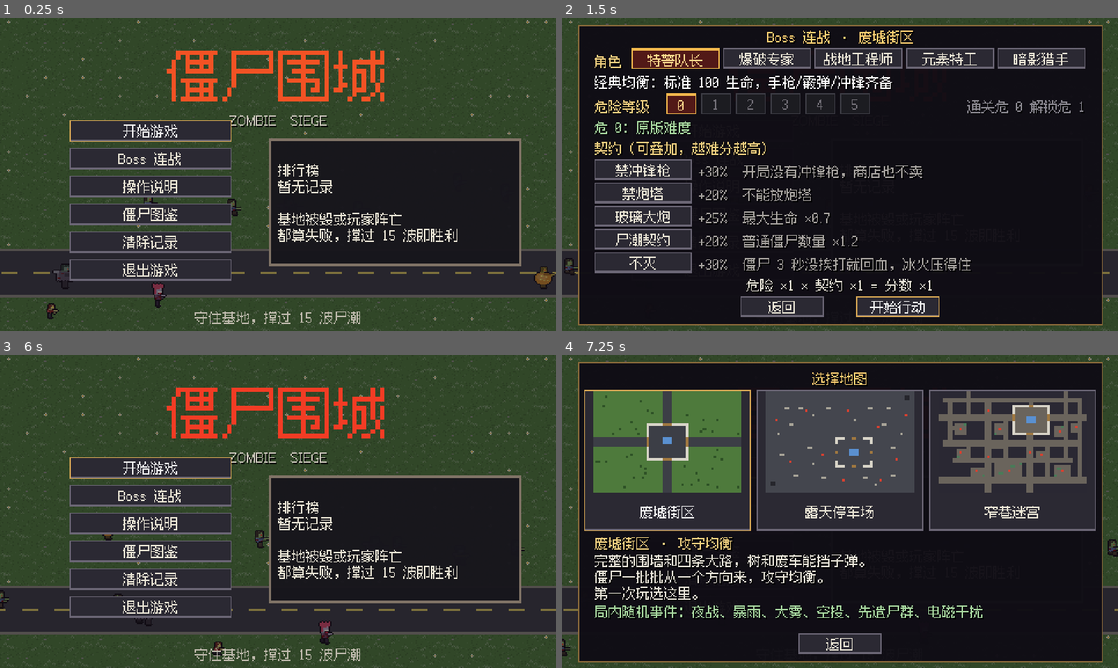
Above: before the commit, frames 1-4 (two rows, left to right).
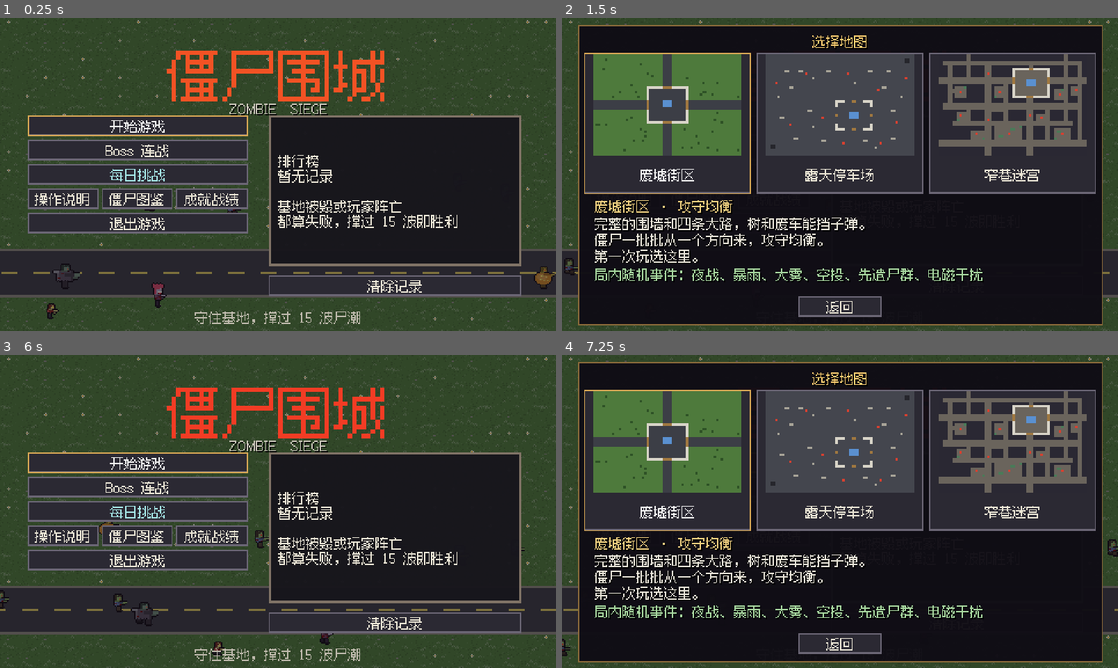
Above: after the commit, the same moments.

Repository: Dora321/zombie-siege
Game: Godot game, scene res://scenes/ui/title.tscn
Two runs of this game, one before a commit and one after it. Both use one fixed random seed, a clock stepped at 60 frames per second and the inputs below.
Inputs (mouse positions are in pixels of both pictures, inside the frame that each line leads up to):
- Up to frame 1 (0.25 s): no input
- Up to frame 2 (1.5 s): click "Boss 连战" at 0.5 s; click "操作说明" at 1.25 s
- Up to frame 3 (6 s): click (139, 511) at 2 s, where only the run after the commit has a clickable "每日挑战"; click "僵尸图鉴" at 2.75 s; click "清除记录" at 3.5 s; click (211, 536) at 4.25 s, where only the run after the commit has a clickable "成就战绩"; click "返回" at 5 s; click "返回" at 5.75 s
- Up to frame 4 (7.25 s): click "开始游戏" at 6.5 s

The runs differ from the first frame. In frame 1, 19% of the frame differs, in the area x 5-94%, y 27-89%; in frame 2, 49%, in the area x 4-96%, y 4-96%; in frame 3, 19%; in frame 4, less than 0.1%.

Commit message:
feat(gameplay): add Achievements & Career panel, Daily Challenge entry, and Overdrive/Achievement SFX

Diff:
--- /dev/null
+++ b/scenes/ui/achievements_panel.tscn
@@ -0,0 +1,93 @@
+[gd_scene load_steps=4 format=3]
+
+[ext_resource type="Script" path="res://scripts/ui/achievements_panel.gd" id="1"]
+
+[sub_resource type="StyleBoxFlat" id="ModalFrame"]
+content_margin_left = 12.0
+content_margin_top = 8.0
+content_margin_right = 12.0
+content_margin_bottom = 8.0
+bg_color = Color(0.063, 0.059, 0.086, 1)
+border_width_left = 2
+border_width_top = 2
+border_width_right = 2
+border_width_bottom = 2
+border_color = Color(0.42, 0.34, 0.25, 1)
+anti_aliasing = false
+
+[sub_resource type="StyleBoxFlat" id="CareerStrip"]
+content_margin_left = 8.0
+content_margin_top = 4.0
+content_margin_right = 8.0
+content_margin_bottom = 4.0
+bg_color = Color(0.12, 0.113, 0.146, 1)
+border_width_bottom = 1
+border_color = Color(0.28, 0.24, 0.29, 1)
+anti_aliasing = false
+
+[node name="AchievementsPanel" type="PanelContainer"]
+offset_right = 452.0
+offset_bottom = 258.0
+mouse_filter = 0
+theme_override_styles/panel = SubResource("ModalFrame")
+script = ExtResource("1")
+
+[node name="Layout" type="VBoxContainer" parent="."]
+layout_mode = 2
+mouse_filter = 2
+theme_override_constants/separation = 5
+
+[node name="Heading" type="Label" parent="Layout"]
+unique_name_in_owner = true
+layout_mode = 2
+theme_override_colors/font_color = Color(1, 0.82, 0.45, 1)
+horizontal_alignment = 1
+
+[node name="CareerStrip" type="PanelContainer" parent="Layout"]
+layout_mode = 2
+mouse_filter = 2
+theme_override_styles/panel = SubResource("CareerStrip")
+
+[node name="CareerStats" type="Label" parent="Layout/CareerStrip"]
+unique_name_in_owner = true
+layout_mode = 2
+theme_override_colors/font_color = Color(0.83, 0.81, 0.76, 1)
+theme_override_constants/line_spacing = 2
+autowrap_mode = 3
+
+[node name="Scroll" type="ScrollContainer" parent="Layout"]
+unique_name_in_owner = true
+layout_mode = 2
+size_flags_vertical = 3
+focus_mode = 2
+focus_neighbor_left = NodePath(".")
+focus_neighbor_top = NodePath(".")
+focus_neighbor_right = NodePath(".")
+focus_neighbor_bottom = NodePath(".")
+focus_next = NodePath("../Close")
+focus_previous = NodePath("../Close")
+draw_focus_border = true
+horizontal_scroll_mode = 0
+
+[node name="Badges" type="GridContainer" parent="Layout/Scroll"]
+unique_name_in_owner = true
+layout_mode = 2
+size_flags_horizontal = 3
+mouse_filter = 2
+theme_override_constants/h_separation = 5
+theme_override_constants/v_separation = 5
+columns = 2
+
+[node name="Close" type="Button" parent="Layout"]
+unique_name_in_owner = true
+custom_minimum_size = Vector2(92, 24)
+layout_mode = 2
+size_flags_horizontal = 4
+focus_neighbor_left = NodePath(".")
+focus_neighbor_top = NodePath(".")
+focus_neighbor_right = NodePath(".")
+focus_neighbor_bottom = NodePath(".")
+focus_next = NodePath("../Scroll")
+focus_previous = NodePath("../Scroll")
+mouse_default_cursor_shape = 2
+text = "关闭"
--- a/scenes/ui/title.tscn
+++ b/scenes/ui/title.tscn
@@ -1,9 +1,10 @@
-[gd_scene load_steps=5 format=3]
+[gd_scene load_steps=6 format=3]
 
 [ext_resource type="Script" path="res://scripts/ui/title_menu.gd" id="1"]
 [ext_resource type="Script" path="res://scripts/ui/bestiary.gd" id="2"]
 [ext_resource type="Script" path="res://scripts/ui/map_select.gd" id="3"]
 [ext_resource type="Script" path="res://scripts/ui/prep_panel.gd" id="4"]
+[ext_resource type="PackedScene" path="res://scenes/ui/achievements_panel.tscn" id="5"]
 
 [node name="Title" type="Control"]
 layout_mode = 3
@@ -32,16 +33,16 @@
 
 [node name="Menu" type="VBoxContainer" parent="Content"]
 layout_mode = 0
-offset_left = 60.0
-offset_top = 88.0
-offset_right = 200.0
-offset_bottom = 244.0
-theme_override_constants/separation = 5
+offset_left = 24.0
+offset_top = 84.0
+offset_right = 214.0
+offset_bottom = 84.0
+theme_override_constants/separation = 3
 
 [node name="ResumeButton" type="Button" parent="Content/Menu"]
 unique_name_in_owner = true
 visible = false
-custom_minimum_size = Vector2(120, 19)
+custom_minimum_size = Vector2(120, 18)
 layout_mode = 2
 theme_override_colors/font_color = Color(1, 0.88, 0.38, 1)
 theme_override_colors/font_focus_color = Color(1, 0.88, 0.38, 1)
@@ -50,51 +51,78 @@
 
 [node name="StartButton" type="Button" parent="Content/Menu"]
 unique_name_in_owner = true
-custom_minimum_size = Vector2(120, 19)
+custom_minimum_size = Vector2(120, 18)
 layout_mode = 2
 text = "开始游戏"
 
 [node name="BossRushButton" type="Button" parent="Content/Menu"]
 unique_name_in_owner = true
-custom_minimum_size = Vector2(120, 19)
+custom_minimum_size = Vector2(120, 18)
 layout_mode = 2
 text = "Boss 连战"
 
-[node name="HelpButton" type="Button" parent="Content/Menu"]
-unique_name_in_owner = true
-custom_minimum_size = Vector2(120, 19)
-layout_mode = 2
+[node name="DailyButton" type="Button" parent="Content/Menu"]
+unique_name_in_owner = true
+custom_minimum_size = Vector2(120, 18)
+layout_mode = 2
+theme_override_colors/font_color = Color(0.65, 0.91, 0.91, 1)
+theme_override_colors/font_focus_color = Color(0.65, 0.91, 0.91, 1)
+theme_override_colors/font_hover_color = Color(1, 0.9, 0.56, 1)
+text = "每日挑战"
+
+[node name="ReferenceButtons" type="HBoxContainer" parent="Content/Menu"]
+layout_mode = 2
+theme_override_constants/separation = 3
+
+[node name="HelpButton" type="Button" parent="Content/Menu/ReferenceButtons"]
+unique_name_in_owner = true
+custom_minimum_size = Vector2(0, 18)
+layout_mode = 2
+size_flags_horizontal = 3
 text = "操作说明"
 
-[node name="BestiaryButton" type="Button" parent="Content/Menu"]
-unique_name_in_owner = true
-custom_minimum_size = Vector2(120, 19)
-layout_mode = 2
+[node name="BestiaryButton" type="Button" parent="Content/Menu/ReferenceButtons"]
+unique_name_in_owner = true
+custom_minimum_size = Vector2(0, 18)
+layout_mode = 2
+size_flags_horizontal = 3
 text = "僵尸图鉴"
 
-[node name="ClearButton" type="Button" parent="Content/Menu"]
-unique_name_in_owner = true
-custom_minimum_size = Vector2(120, 19)
-layout_mode = 2
-text = "清除记录"
+[node name="AchievementsButton" type="Button" parent="Content/Menu/ReferenceButtons"]
+unique_name_in_owner = true
+custom_minimum_size = Vector2(0, 18)
+layout_mode = 2
+size_flags_horizontal = 3
+text = "成就战绩"
 
 [node name="QuitButton" type="Button" parent="Content/Menu"]
 unique_name_in_owner = true
-custom_minimum_size = Vector2(120, 19)
+custom_minimum_size = Vector2(120, 18)
 layout_mode = 2
 text = "退出游戏"
 
 [node name="ScoresPanel" type="PanelContainer" parent="Content"]
 layout_mode = 0
 offset_left = 232.0
-offset_top = 104.0
+offset_top = 84.0
 offset_right = 450.0
 offset_bottom = 214.0
 
 [node name="ScoresLabel" type="Label" parent="Content/ScoresPanel"]
 unique_name_in_owner = true
 layout_mode = 2
+theme_override_constants/line_spacing = -3
 theme_override_font_sizes/font_size = 12
+
+[node name="ClearButton" type="Button" parent="Content"]
+unique_name_in_owner = true
+custom_minimum_size = Vector2(120, 18)
+layout_mode = 0
+offset_left = 232.0
+offset_top = 222.0
+offset_right = 450.0
+offset_bottom = 240.0
+text = "清除记录"
 
 [node name="Hint" type="Label" parent="Content"]
 unique_name_in_owner = true
@@ -238,6 +266,15 @@
 offset_bottom = 252.0
 text = "开始行动"
 
+[node name="AchievementsPanel" parent="Content" instance=ExtResource("5")]
+unique_name_in_owner = true
+visible = false
+layout_mode = 0
+offset_left = 14.0
+offset_top = 6.0
+offset_right = 466.0
+offset_bottom = 264.0
+
 [node name="ClickGate" type="ColorRect" parent="."]
 unique_name_in_owner = true
 visible = false
--- a/scripts/autoload/sfx.gd
+++ b/scripts/autoload/sfx.gd
@@ -519,6 +519,22 @@
 	for i in up.size():
 		b = _voice(b, i * 0.15, 0.32 if i < 5 else 0.6, up[i], up[i], "sq", 0.2, 1.2)
 	_add("victory", b)
+
+	b = _buf(0.65)
+	b = _voice(b, 0, 0.31, 105, 37, "sin", 0.47, 1.8)
+	b = _voice(b, 0.025, 0.62, 165, 660, "saw", 0.22, 0.85)
+	b = _voice(b, 0.025, 0.62, 247, 988, "saw", 0.14, 0.85)
+	b = _voice(b, 0.025, 0.62, 330, 1320, "saw", 0.11, 0.85)
+	b = _voice(b, 0.23, 0.40, 3800, 8100, "noise", 0.16, 1.6)
+	_add("overdrive", b)
+
+	b = _buf(0.55)
+	for i in notes.size():
+		var frequency: float = notes[i]
+		var duration := 0.09 if i < notes.size() - 1 else 0.25
+		b = _voice(b, i * 0.10, duration, frequency, frequency, "sq", 0.13, 1.4)
+		b = _voice(b, i * 0.10, duration, frequency, frequency, "tri", 0.29, 1.2)
+	_add("achievement", b)
 
 
 # ---------------------------------------------------------------------------
--- /dev/null
+++ b/scripts/ui/achievements_panel.gd
@@ -0,0 +1,110 @@
+extends PanelContainer
+
+signal closed
+
+const SCROLL_STEP := 44
+
+@onready var _heading: Label = %Heading
+@onready var _career_stats: Label = %CareerStats
+@onready var _scroll: ScrollContainer = %Scroll
+@onready var _grid: GridContainer = %Badges
+@onready var _close_button: Button = %Close
+
+
+func _ready() -> void:
+	_close_button.pressed.connect(close)
+	if Mobile.is_touch():
+		_scroll.scroll_deadzone = 6
+		_scroll.focus_mode = Control.FOCUS_NONE
+		_close_button.focus_mode = Control.FOCUS_NONE
+	else:
+		_close_button.mouse_entered.connect(func(): Sfx.play("ui_hover"))
+
+
+func open() -> void:
+	_heading.text = "成就与战绩  (%d / %d)" % [Save.unlocked_achievement_count(), GameData.ACHIEVEMENT_ORDER.size()]
+	var totals := "总击杀 %d   总场次 %d   通关 %d   击杀Boss %d" % [
+		int(Save.career.get("kills", 0)), int(Save.career.get("runs", 0)),
+		int(Save.career.get("victories", 0)), int(Save.career.get("bosses", 0)),
+	]
+	var endless := "第%d波" % Save.best_endless_wave if Save.best_endless_wave > 0 else "--"
+	var rush_seconds := int(Save.best_boss_rush_time)
+	var rush := "%d:%02d" % [floori(Save.best_boss_rush_time / 60.0), rush_seconds % 60] if Save.best_boss_rush_time > 0.0 else "--"
+	var best := Save.today_daily_best()
+	var daily := "%d分" % best if best > 0 else "--"
+	_career_stats.text = totals + "\n" + "无尽最高 %s   连战最快 %s   今日挑战 %s" % [endless, rush, daily]
+	for badge: Node in _grid.get_children():
+		_grid.remove_child(badge)
+		badge.queue_free()
+	for id: String in GameData.ACHIEVEMENT_ORDER:
+		_add_badge(GameData.ACHIEVEMENTS[id], Save.has_achievement(id))
+	show()
+	_scroll.scroll_vertical = 0
+	if not Mobile.is_touch():
+		_close_button.grab_focus()
+
+
+func close() -> void:
+	if not visible:
+		return
+	hide()
+	Sfx.play("ui_click")
+	closed.emit()
+
+
+func _input(event: InputEvent) -> void:
+	if not is_visible_in_tree():
+		return
+	if event.is_action_pressed("ui_cancel"):
+		get_viewport().set_input_as_handled()
+		close()
+		return
+	var step := 0
+	if event.is_action_pressed("ui_up", true):
+		step = -SCROLL_STEP
+	elif event.is_action_pressed("ui_down", true):
+		step = SCROLL_STEP
+	elif event.is_action_pressed("ui_page_up", true):
+		step = -int(_scroll.size.y)
+	elif event.is_action_pressed("ui_page_down", true):
+		step = int(_scroll.size.y)
+	if step != 0:
+		_scroll.scroll_vertical += step
+		get_viewport().set_input_as_handled()
+
+
+func _add_badge(spec: Dictionary, unlocked: bool) -> void:
+	var accent := Color(String(spec["color"])) if unlocked else Color("#4b4e5c")
+	var style := StyleBoxFlat.new()
+	style.bg_color = Color("#30271d") if unlocked else Color("#222431")
+	style.border_color = accent
+	style.border_width_left = 3
+	style.content_margin_left = 9.0
+	style.content_margin_right = 6.0
+	style.content_margin_top = 4.0
+	style.content_margin_bottom = 4.0
+	style.anti_aliasing = false
+
+	var card := PanelContainer.new()
+	card.custom_minimum_size.y = 39.0
+	card.size_flags_horizontal = Control.SIZE_EXPAND_FILL
+	card.mouse_filter = Control.MOUSE_FILTER_IGNORE
+	card.add_theme_stylebox_override("panel", style)
+	_grid.add_child(card)
+
+	var copy := VBoxContainer.new()
+	copy.alignment = BoxContainer.ALIGNMENT_CENTER
+	copy.mouse_filter = Control.MOUSE_FILTER_IGNORE
+	copy.add_theme_constant_override("separation", 2)
+	card.add_child(copy)
+
+	var title := Label.new()
+	title.text = ("★ " if unlocked else "☆ ") + String(spec["name"])
+	title.add_theme_color_override("font_color", accent if unlocked else Color("#b5b8c6"))
+	copy.add_child(title)
+
+	var description := Label.new()
+	description.text = String(spec["desc"])
+	description.autowrap_mode = TextServer.AUTOWRAP_WORD_SMART
+	description.add_theme_color_override("font_color", Color("#eee5d3") if unlocked else Color("#979aaa"))
+	copy.add_child(description)
--- a/scripts/ui/gunsmith_panel.gd
+++ b/scripts/ui/gunsmith_panel.gd
@@ -381,6 +381,14 @@
 	else:
 		game.set("coins", _balance() - cost)
 	_finish_transaction()
+	if not Harness.automated():
+		Save.career["mods_bought"] = int(Save.career.get("mods_bought", 0)) + 1
+		var equipped := _read_mods(player, _weapon_id)
+		var all_slots_filled := WeaponMods.SLOT_ORDER.all(func(slot: String) -> bool:
+			return not String(equipped[slot]).is_empty())
+		# 首次解锁时会一并保存这次购买的计数。
+		if not all_slots_filled or not Save.unlock_achievement("gunsmith"):
+			Save.save_all()
 
 
 func _sell() -> void:
--- a/scripts/ui/title_menu.gd
+++ b/scripts/ui/title_menu.gd
@@ -16,9 +16,12 @@
 @onready var resume_button: Button = %ResumeButton
 @onready var start_button: Button = %StartButton
 @onready var boss_rush_button: Button = %BossRushButton
+@onready var daily_button: Button = %DailyButton
 @onready var help_button: Button = %HelpButton
 @onready var bestiary_button: Button = %BestiaryButton
+@onready var achievements_button: Button = %AchievementsButton
 @onready var bestiary_panel: Control = %BestiaryPanel
+@onready var achievements_panel: Control = %AchievementsPanel
 @onready var map_panel: Control = %MapPanel
 @onready var prep_panel: Control = %PrepPanel
 @onready var clear_button: Button = %ClearButton
@@ -52,10 +55,18 @@
 	resume_button.pressed.connect(_on_resume)
 	start_button.pressed.connect(_on_start)
 	boss_rush_button.pressed.connect(_open_map.bind("boss_rush"))
-	boss_rush_button.visible = not Harness.automated()
+	daily_button.pressed.connect(_on_daily)
+	achievements_button.pressed.connect(_on_achievements)
+	var show_extra_entries := not Harness.automated()
+	boss_rush_button.visible = show_extra_entries
+	daily_button.visible = show_extra_entries
+	achievements_button.visible = show_extra_entries
 	help_button.pressed.connect(_on_help)
 	bestiary_button.pressed.connect(_on_bestiary)
 	bestiary_panel.closed.connect(_focus_start)
+	achievements_panel.closed.connect(func():
+		if not Mobile.is_touch():
+			achievements_button.grab_focus())
 	map_panel.closed.connect(_focus_start)
 	map_panel.chosen.connect(_on_map_chosen)
 	prep_panel.closed.connect(func(): map_panel.open())
@@ -67,7 +78,10 @@
 		Sfx.play("ui_click")
 		_focus_start())
 	var touch := Mobile.is_touch()
-	for b: Button in [resume_button, start_button, boss_rush_button, help_button, bestiary_button, clear_button, quit_button, help_close]:
+	for b: Button in [
+		resume_button, start_button, boss_rush_button, daily_button, help_button,
+		bestiary_button, achievements_button, clear_button, quit_button, help_close,
+	]:
 		if touch:
 			b.focus_mode = Control.FOCUS_NONE
 			b.custom_minimum_size.y = 22.0
@@ -83,6 +97,8 @@
 	_fit_content()
 	_refresh_scores()
 	_refresh_resume()
+	if daily_button.visible:
+		_refresh_daily_preview(GameData.daily_config())
 	_focus_start()
 	if Sfx.audio_unlocked:
 		Sfx.play_music("menu")
@@ -156,17 +172,24 @@
 	if Save.best_boss_rush_time > 0.0:
 		var seconds := int(Save.best_boss_rush_time)
 		lines.append("连战最快：%d:%02d" % [floori(Save.best_boss_rush_time / 60.0), seconds % 60])
+	var daily_best := Save.today_daily_best()
+	if daily_best > 0:
+		lines.append("今日挑战：%d 分" % daily_best)
 	scores_label.text = "\n".join(lines)
+
+
+func _refresh_daily_preview(config: Dictionary) -> void:
+	daily_button.text = "每日挑战 ★" if Save.daily_date == String(config["date"]) else "每日挑战"
+	daily_button.tooltip_text = "%s   %s   危%d" % [
+		GameData.MAPS[config["map_id"]]["name"],
+		GameData.HEROES[config["hero_id"]]["name"],
+		int(config["danger"]),
+	]
 
 
 func _refresh_resume() -> void:
 	var summary: Dictionary = {} if Harness.automated() else Save.load_resume_summary()
 	resume_button.visible = not summary.is_empty()
-	var menu: VBoxContainer = resume_button.get_parent()
-	var separation := 2 if resume_button.visible else 5
-	if Mobile.is_touch() and resume_button.visible:
-		separation = 0
-	menu.add_theme_constant_override("separation", separation)
 	if resume_button.visible:
 		var next_wave := int(summary["wave"]) + 1
 		resume_button.text = ("继续无尽第 %d 波" if bool(summary["endless"]) else "继续第 %d 波") % next_wave
@@ -186,6 +209,16 @@
 	_open_map("normal")
 
 
+func _on_daily() -> void:
+	var dc := GameData.daily_config()
+	_refresh_daily_preview(dc)
+	Save.game_mode = "daily"
+	Save.pending_resume = {}
+	Save.clear_resume_run()
+	Sfx.play("ui_click")
+	get_tree().change_scene_to_file("res://scenes/game.tscn")
+
+
 func _open_map(mode: String) -> void:
 	Save.game_mode = mode
 	Sfx.play("ui_click")
@@ -216,6 +249,11 @@
 func _on_bestiary() -> void:
 	Sfx.play("ui_click")
 	bestiary_panel.open()
+
+
+func _on_achievements() -> void:
+	Sfx.play("ui_click")
+	achievements_panel.open()
 
 
 func _on_clear() -> void:
@@ -297,4 +335,4 @@
 	tf.draw_string(ci, at + Vector2(0.25, 0.25), title, HORIZONTAL_ALIGNMENT_LEFT, -1, font_size, Color(0.3, 0.04, 0.05))
 	tf.draw_string(ci, at, title, HORIZONTAL_ALIGNMENT_LEFT, -1, font_size, Color(0.95, 0.22 + pulse * 0.12, 0.14))
 	draw_set_transform(Vector2.ZERO, 0.0, Vector2.ONE)
-	Art.draw_text(self, "ZOMBIE  SIEGE", layout * Vector2(240, 80), 12, Color("#c8c4b8"), 1)
+	Art.draw_text(self, "ZOMBIE  SIEGE", layout * Vector2(240, 70), 12, Color("#c8c4b8"), 1)
Not shown, added: scripts/ui/achievements_panel.gd.uid
